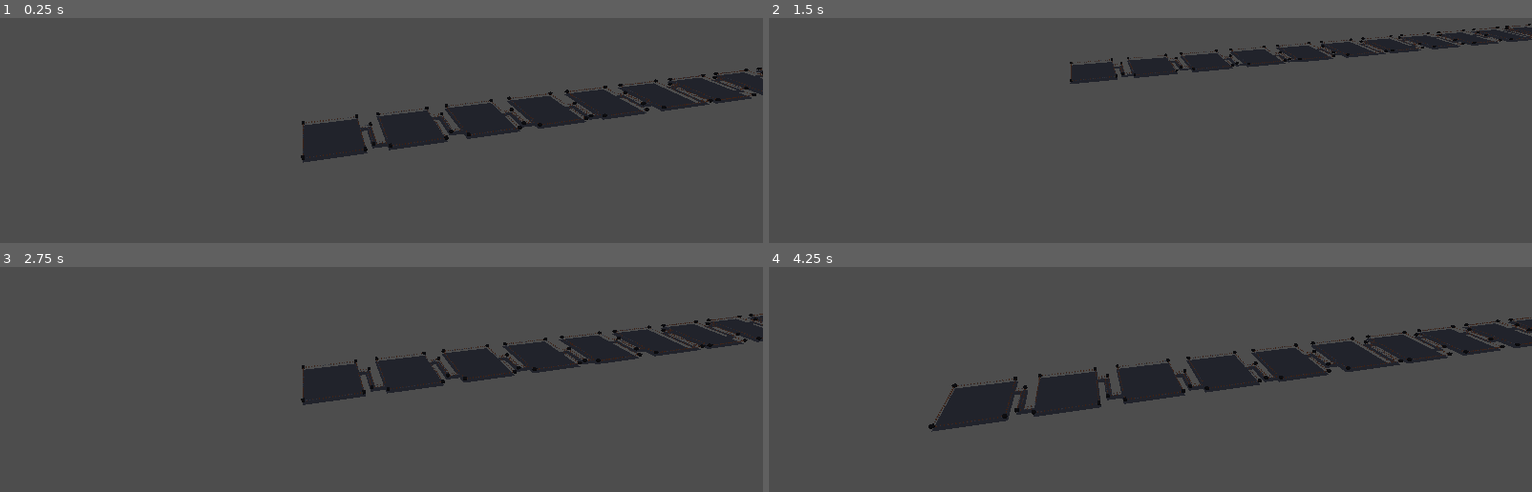
Above: before the commit, frames 1-4 (two rows, left to right).
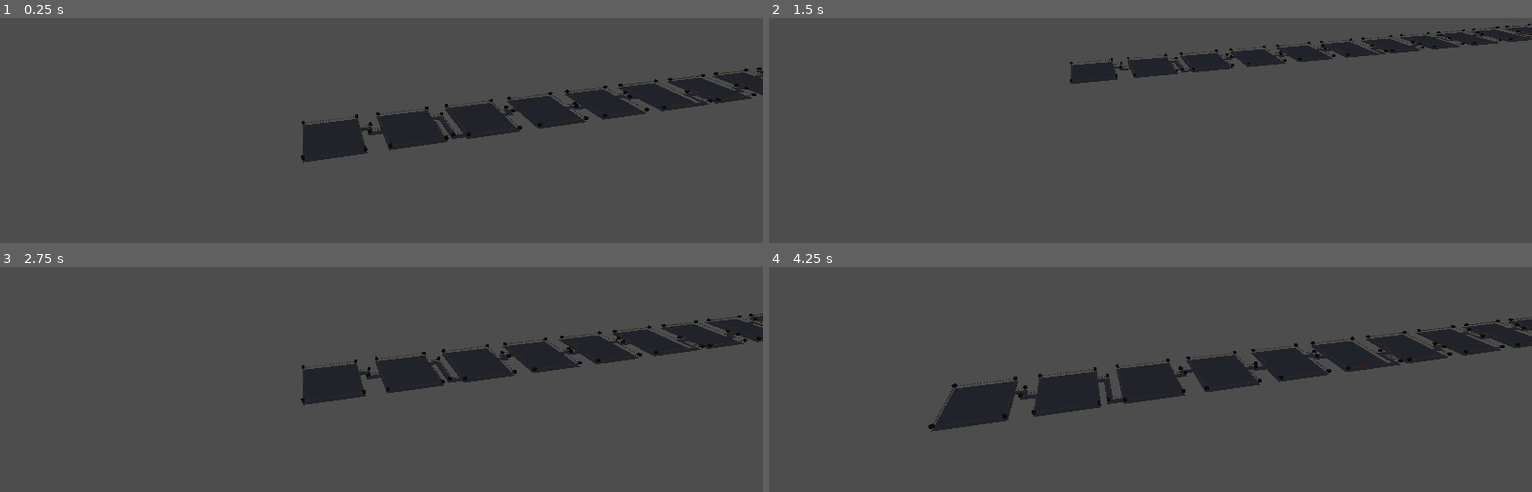
Above: after the commit, the same moments.

Repository: Simon-Bruno/SpaceRace
Game: Godot game, scene res://scenes/main.tscn
Two runs of this game, one before a commit and one after it. Both use one fixed random seed, a clock stepped at 60 frames per second and the inputs below.
Inputs:
- Up to frame 1 (0.25 s): no input
- Up to frame 2 (1.5 s): tap Enter at 0.5 s; hold Down (MoveCamBackward) 0.53-1.28 s; tap Shift (MoveCamDown) at 1.35 s
- Up to frame 3 (2.75 s): tap Space (MoveCamUp) at 2 s; hold Up (MoveCamForward) from 2.03 s (still down)
- Up to frame 4 (4.25 s): release Up (MoveCamForward) at 2.78 s; tap Left (MoveCamLeft) at 2.85 s; tap Enter at 3.5 s; hold Right (MoveCamRight) from 3.53 s (still down)

The runs differ from the first frame. In frame 1, 0.5% of the frame differs, in the area x 48-98%, y 25-59%; in frame 2, 0.3%; in frame 3, 0.5%; in frame 4, 0.7%, in the area x 32-100%, y 26-66%.

Commit message:
fixed broken walls

Diff:
--- a/scripts/world/generateMap.gd
+++ b/scripts/world/generateMap.gd
@@ -18,7 +18,7 @@
 		make_room(Vector3i(room_start, 0, 0))
 
 		var zstart = randi_range(1, room_height - 2)
-		var zend = randi_range(1, room_height - 2)
+		var zend = randi_range(1, room_height - 3)
 
 		var xstart = room_start + room_width - 1
 		var xend = xstart + room_margin + 1
